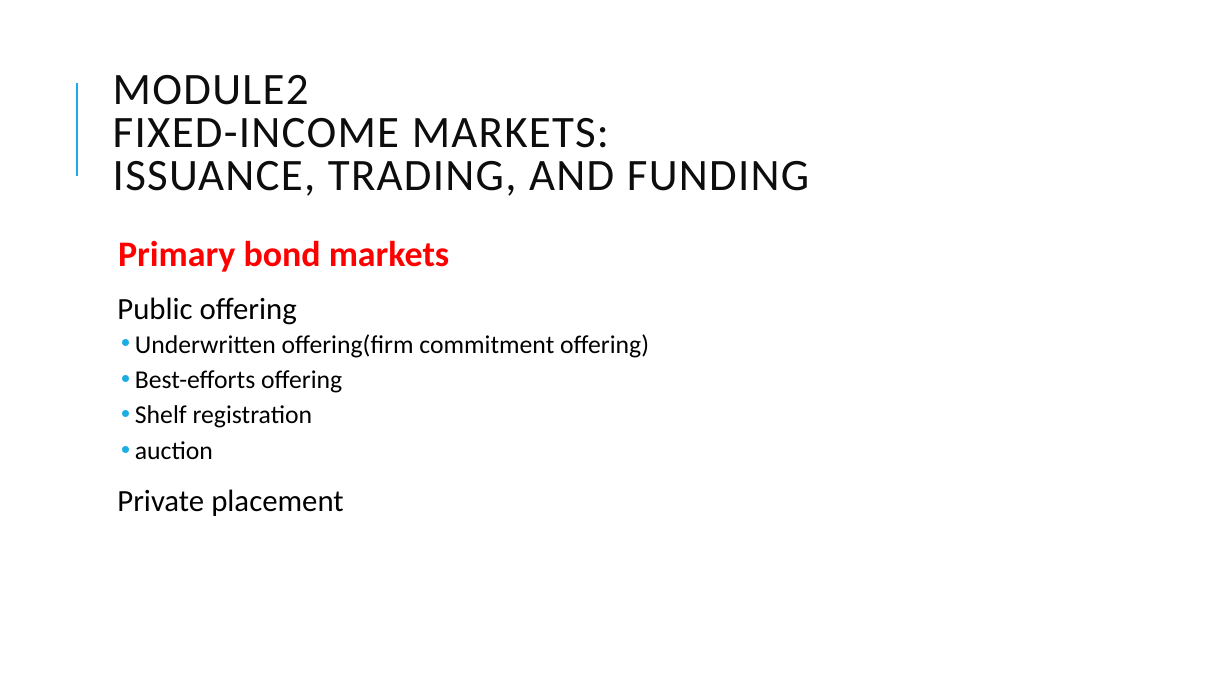
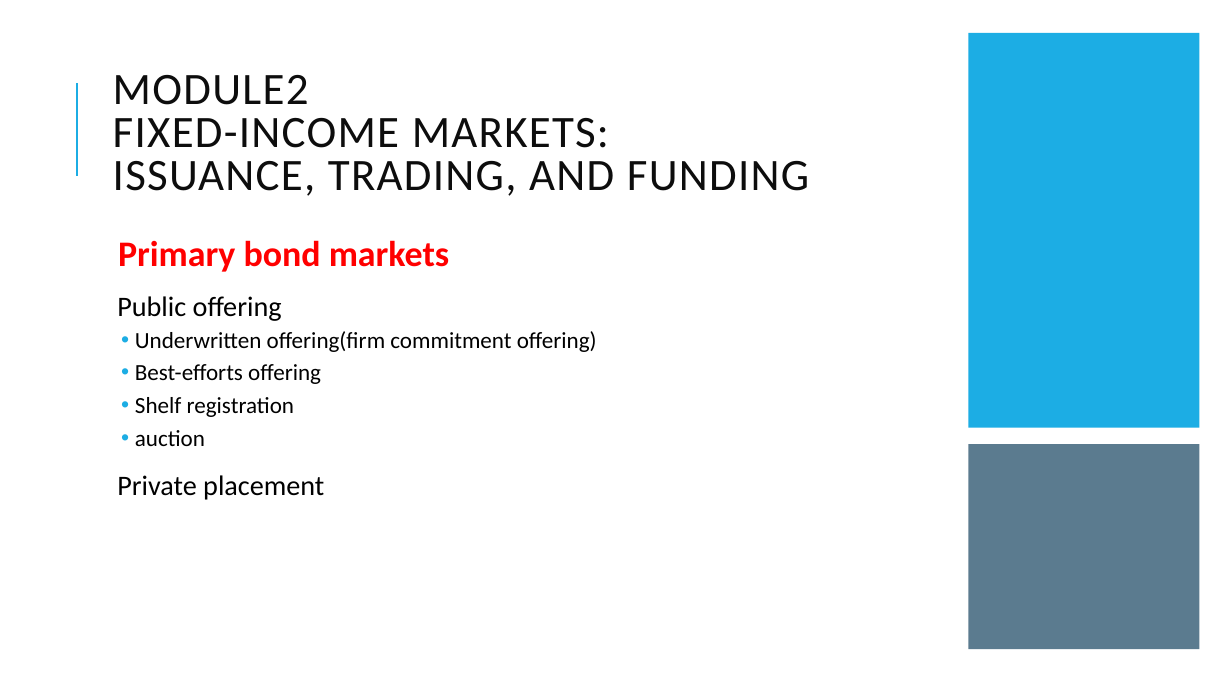
Before and after one commit to Isco0530/data, a slide deck: slide 63 of Fixed Income.pptx. Drawn at 1232x693 pixels with LibreOffice and Linux fonts; fonts in the diff are those of the drawing. Boxes give left, top, right and bottom in pixels: in the first picture for what was removed or moved away, otherwise in the second. Text is boxed around its words. In the diff, an @@ line names an element or a change of style, - is before the commit and + after.

```diff
--- a/Fixed Income.pptx
+++ b/Fixed Income.pptx
@@ rectangle added at [969,33,1200,428], fill #1CADE4 @@
@@ text at [117,296,597,500]: size 24 to 22 pt in "Public offering", "Private placement"; size 20 to 18 pt in "Underwritten offering(firm commitment offering)", "Best-efforts offering", "Shelf registration", "auction" @@
@@ rectangle added at [969,445,1200,650], fill #335B74 at 80% opacity @@
```
Also in this commit, not shown: 4 other slides changed.
